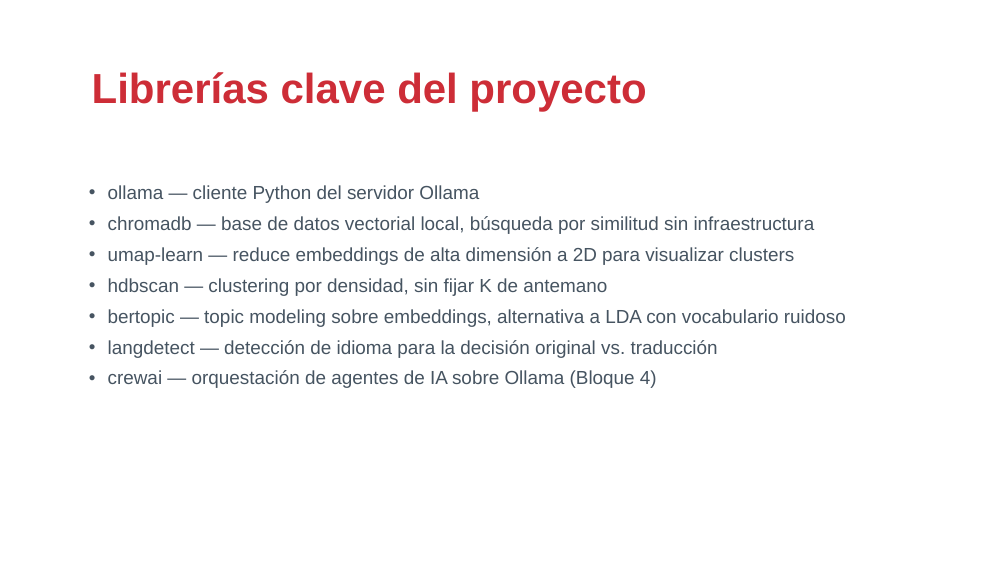
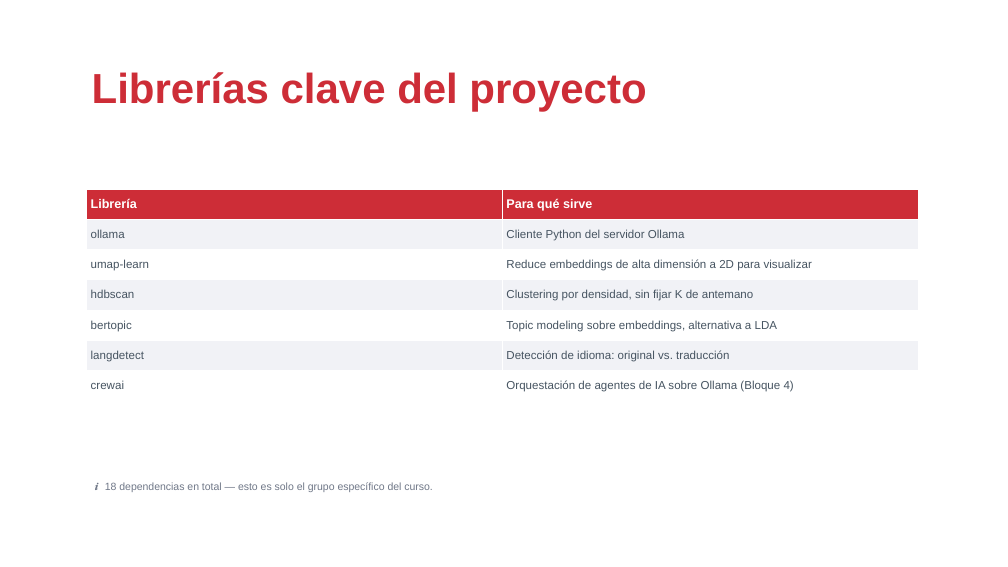
Before and after one commit to drj3ky11/FearOfTheDark, a slide deck: slide 21 of bloque3_setup/csbc26_b3_setup.pptx (slide 10 before the commit). Drawn at 1008x567 pixels with LibreOffice and Linux fonts; fonts in the diff are those of the drawing; background and template pictures are left out. Boxes give left, top, right and bottom in pixels: in the first picture for what was removed or moved away, otherwise in the second. Text is boxed around its words. In the diff, an @@ line names an element or a change of style, - is before the commit and + after.

Commit message:
docs(bloque3): corregir fondo de sección, chromadb, terminología Ollama y rellenar huecos visuales
- Repara el fondo de la diapositiva de sección 1 (se había roto en una
  edición manual, quedaba lavado/ilegible).
- Acorta el título de "Nuestros dos modelos" para que no envuelva a dos
  líneas y choque con las columnas.
- Aclara la confusión sobre Ollama: el servidor/CLI de Ollama NO es un
  paquete de Python (se instala aparte); la librería `ollama` y el CLI
  `llm` sí son paquetes pip/uv distintos.
- Elimina `chromadb` de la tabla de librerías (ya no se usa en el curso).
- Elimina la diapositiva de demo/smoke-test (el notebook de verificación
  es opcional y no hace falta mencionarlo en la presentación).
- Añade diagramas de apoyo (modelos embedding vs. generativo, y las 3
  formas de hablar con Ollama) para las diapositivas que quedaban con
  mucho espacio en blanco.

```diff
--- a/bloque3_setup/csbc26_b3_setup.pptx
+++ b/bloque3_setup/csbc26_b3_setup.pptx
@@ table added at (87,189,919,401), 7 rows, 2 columns @@
+Librería | Para qué sirve
+ollama | Cliente Python del servidor Ollama
+umap-learn | Reduce embeddings de alta dimensión a 2D para visualizar
+hdbscan | Clustering por densidad, sin fijar K de antemano
+bertopic | Topic modeling sobre embeddings, alternativa a LDA
+langdetect | Detección de idioma: original vs. traducción
+crewai | Orquestación de agentes de IA sobre Ollama (Bloque 4)
@@ text removed at (108,185,846,388) @@
-• ollama — cliente Python del servidor Ollama
-• chromadb — base de datos vectorial local, búsqueda por similitud sin infraestructura
-• umap-learn — reduce embeddings de alta dimensión a 2D para visualizar clusters
-• hdbscan — clustering por densidad, sin fijar K de antemano
-• bertopic — topic modeling sobre embeddings, alternativa a LDA con vocabulario ruidoso
-• langdetect — detección de idioma para la decisión original vs. traducción
-• crewai — orquestación de agentes de IA sobre Ollama (Bloque 4)
@@ text added at (94,482,433,492), 10 pt, text #707888 @@
+ℹ 18 dependencias en total — esto es solo el grupo específico del curso.
```
Also in this commit, not shown: 8 other slides changed, 12 slides added, 2 slides removed, 5 other files.
